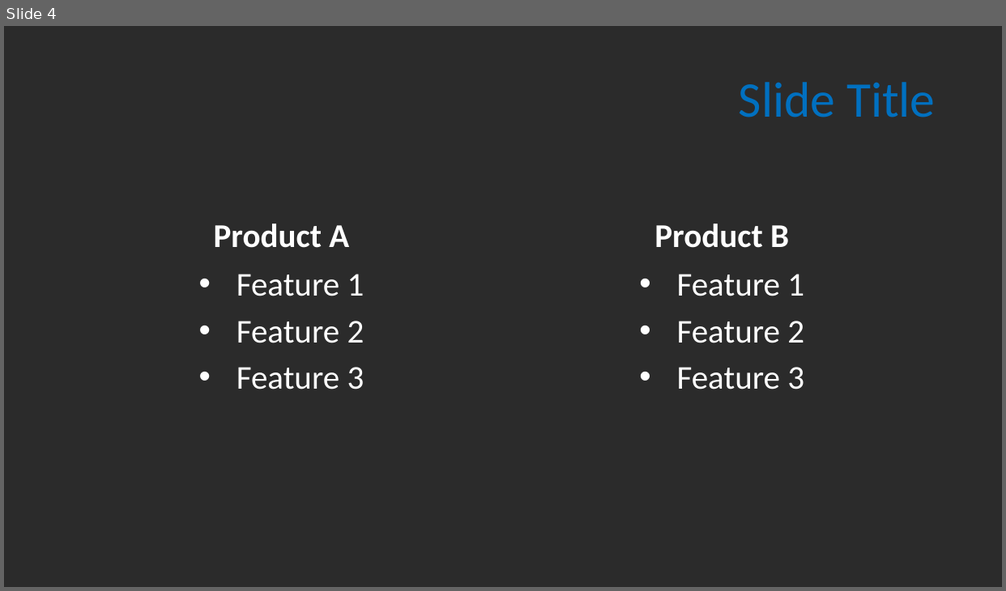
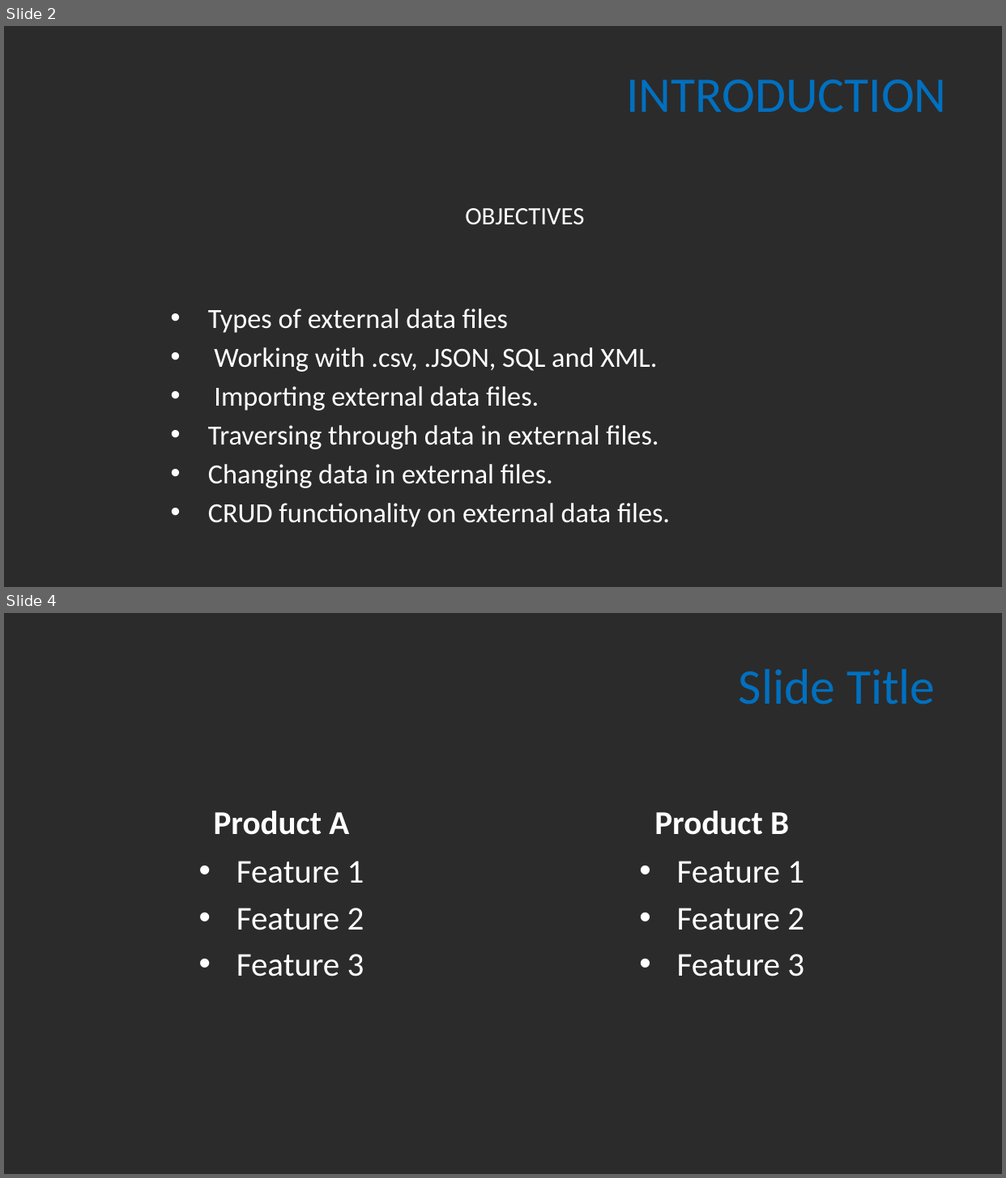
Before and after one commit to JASTYN/STM, a slide deck: moringa.pptx. Shown one above the other, each under a label of ours: slide 4 before the commit, slides 2 and 4 after it; the slides between them are not shown. The pictures are 1006x591 and 1006x1178 pixels, drawn with LibreOffice and Linux fonts; fonts in the diff are those of the drawing; background and template pictures are left out; a plain dark background stands for a picture behind light text. Boxes give left, top, right and bottom in pixels: in the first picture for what was removed or moved away, otherwise in the second. Text is boxed around its words. In the diff, an @@ line names an element or a change of style, - is before the commit and + after.

Commit message:
traversing an external file

```diff
--- a/moringa.pptx
+++ b/moringa.pptx
@@ slide 2 added at [4, 26, 1002, 587], background picture (left out) @@
@@ title added at [626, 79, 946, 113], 36 pt, text #0070C0 @@
+INTRODUCTION
@@ text added at [465, 208, 584, 225], 18 pt, text #FFFFFF @@
+OBJECTIVES
@@ text added at [208, 309, 670, 527], 20 pt, text #FFFFFF @@
+• Types of external data files
+• Working with .csv, .JSON, SQL and XML.
+• Importing external data files.
+• Traversing through data in external files.
+• Changing data in external files.
+• CRUD functionality on external data files.
```
Also in this commit, not shown: 2 slides changed, 1 other slide added, 2 slides removed, 1 other file.
